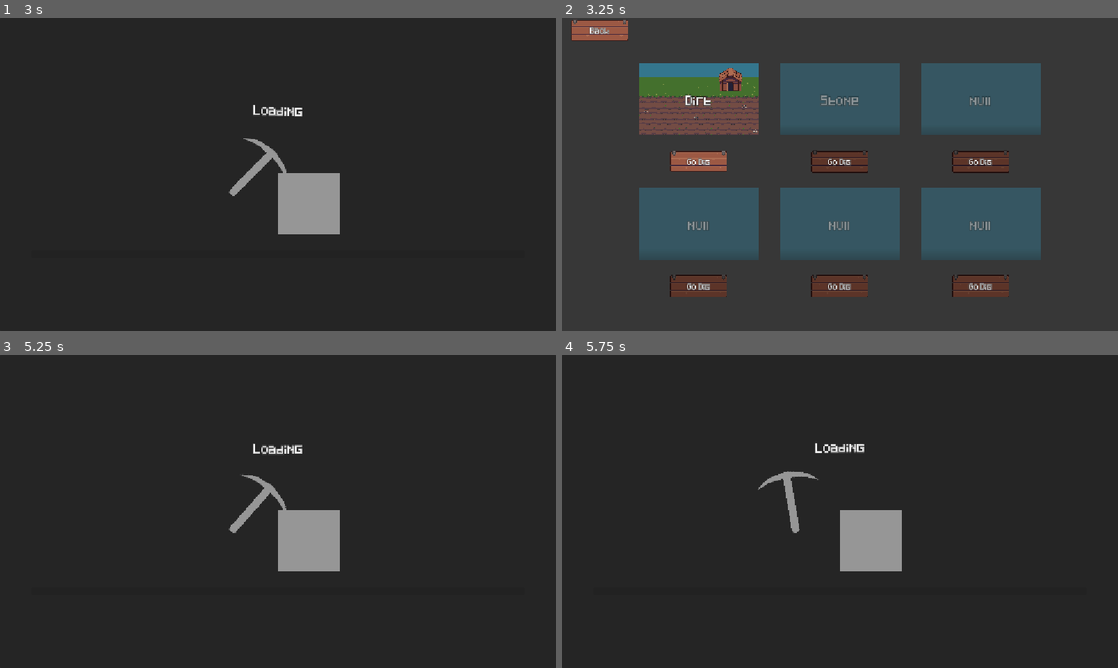
Above: before the commit, frames 1-4 (two rows, left to right).
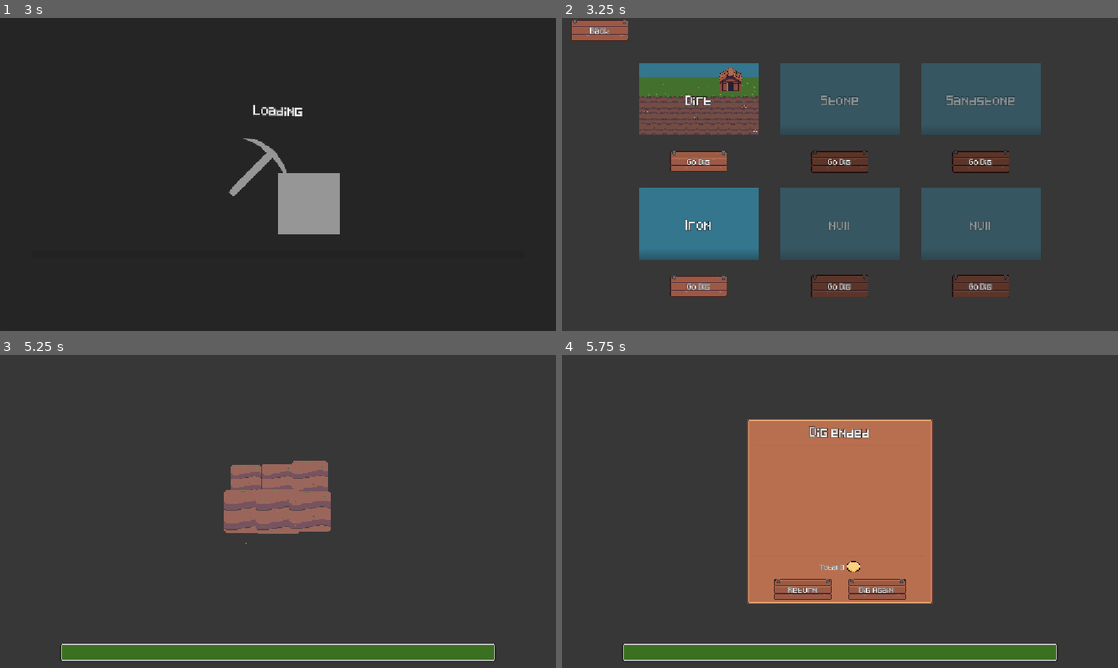
Above: after the commit, the same moments.

Repository: jakoofficial/DigNew
Game: Godot game, scene res://Scenes/MainMenu.tscn
Two runs of this game, one before a commit and one after it. Both use one fixed random seed, a clock stepped at 60 frames per second and the inputs below. The engine's default icon, where the game draws it, is replaced by a stand-in: a white triangle on a blue panel in a dark square.
Inputs (mouse positions are in pixels of both pictures, inside the frame that each line leads up to):
- Up to frame 1 (3 s): click "New Game" at 0.5 s; move the mouse to (400, 158) at 1.27 s; tap E at 1.35 s; click (400, 158) at 1.42 s; click "Go dig" at 2 s; move the mouse to (166, 190) at 2.77 s; tap Q at 2.85 s; click (166, 190) at 2.92 s
- Up to frame 2 (3.25 s): no input
- Up to frame 3 (5.25 s): click "Go Dig" at 3.5 s; move the mouse to (333, 442) at 4.27 s; tap E at 4.35 s; click (333, 442) at 4.42 s; click "End Dig" at 5 s
- Up to frame 4 (5.75 s): no input

Frame 1 is identical in both runs. In frame 2, 5.7% of the frame differs, in the area x 13-82%, y 24-90%; in frame 3, 10%; in frame 4, 24%, in the area x 11-89%, y 20-98%.

Commit message:
Added new types of dig spots using a dictionary and values for it. Fixed the end dig button on digs so now it shows the dig over panel instead of sending the player to skilltree

Diff:
--- a/Nodes/UI/gui.tscn
+++ b/Nodes/UI/gui.tscn
@@ -88,7 +88,7 @@
 custom_minimum_size = Vector2(0, 280)
 layout_mode = 2
 
-[node name="RichTextLabel" type="RichTextLabel" parent="Control/DigOverPanel/VBoxContainer2/VBoxContainer" unique_id=1610114669]
+[node name="DigOverText" type="RichTextLabel" parent="Control/DigOverPanel/VBoxContainer2/VBoxContainer" unique_id=1610114669]
 custom_minimum_size = Vector2(0, 50)
 layout_mode = 2
 theme_type_variation = &"Title"
--- a/Scenes/Level_Select.tscn
+++ b/Scenes/Level_Select.tscn
@@ -85,20 +85,21 @@
 [node name="Level2" parent="LevelContainer" unique_id=581851783 instance=ExtResource("3_ojto8")]
 layout_mode = 2
 LevelName = "Stone"
-GoToLevel = 1
+GoToLevel = 2
 LevelTexture = ExtResource("5_11r63")
 
 [node name="Level3" parent="LevelContainer" unique_id=187436779 instance=ExtResource("3_ojto8")]
 layout_mode = 2
-LevelName = "null"
-GoToLevel = 1
+LevelName = "Sandstone"
+GoToLevel = 2
 LevelTexture = ExtResource("5_11r63")
 
 [node name="Level4" parent="LevelContainer" unique_id=1026202293 instance=ExtResource("3_ojto8")]
 layout_mode = 2
-LevelName = "null"
-GoToLevel = 1
+LevelName = "Iron"
+GoToLevel = 2
 LevelTexture = ExtResource("5_11r63")
+Locked = false
 
 [node name="Level5" parent="LevelContainer" unique_id=71895151 instance=ExtResource("3_ojto8")]
 layout_mode = 2
--- a/Scripts/Bases/DigSpotBase.gd
+++ b/Scripts/Bases/DigSpotBase.gd
@@ -2,9 +2,9 @@
 extends Area2D
 
 @export var _Name: String = "Block"
-@export var _SpriteFrame: int = 3
+@export var _SpriteFrame: int = 0
 
-var _Health: int = 2
+@export var _Health: int = 2
 @export var _Value: int = 1
 var is_hovered: bool = false
 
--- a/Scripts/Digs/dig_area.gd
+++ b/Scripts/Digs/dig_area.gd
@@ -17,8 +17,15 @@
 	inventory.clear()
 	setCursor.connect(setCursorPos)
 	vSize = get_viewport_rect().size
+
+	#Setting the dig type
+	if GM.digspotTypes.has(GM.currDigType):
+		var temp = GM.digspotTypes.get(GM.currDigType)
+		dig_spot._Name = temp[0]
+		dig_spot._SpriteFrame = temp[1]
+		dig_spot._Health = temp[2]
+		dig_spot._Value = temp[3]
 	Generate()
-	pass
 
 func _process(delta: float) -> void:
 	if GM.digspotHover: cursor.show()
@@ -38,10 +45,6 @@
 func setCursorPos(pos = Vector2.ZERO) -> void:
 	if pos == Vector2.ZERO: pos = Vector2(-500, -500)
 	cursor.global_position = pos
-
-#func _draw() -> void:
-	#draw_line(Vector2(vSize.x/2,0), Vector2(vSize.x/2, vSize.y), Color.WHITE, 1)
-	#draw_line(Vector2(0,vSize.y/2), Vector2(vSize.x, vSize.y/2), Color.WHITE, 1)
 
 func reset_dig() -> void:
 	GM.digDone = false
--- a/Scripts/Digs/dig_spot.gd
+++ b/Scripts/Digs/dig_spot.gd
@@ -24,6 +24,7 @@
 
 var hovered: bool = false
 func _ready() -> void:
+	$Sprite2D.frame = _SpriteFrame
 	connect("mouse_entered", _on_mouse_entered)
 	connect("mouse_exited", _on_mouse_exited)
 
--- a/Scripts/Globals/GameManager.gd
+++ b/Scripts/Globals/GameManager.gd
@@ -10,6 +10,14 @@
 var currUI: CanvasLayer
 var currDigArea: Node2D
 
+var currDigType: String = "Dirt"
+var digspotTypes: Dictionary = {
+	"Dirt":["Dirt", 0, 2, 1],
+	"Stone":["Stone", 1, 4, 2],
+	"Sandstone":["Sandstone", 2, 12, 4],
+	"Iron":["Iron", 3, 20, 8],
+}
+
 func _ready() -> void:
 	AM.initAction("L_Click", FKS.NewKey(MOUSE_BUTTON_LEFT, FKS.InputType.Mouse))
 	AM.initAction("R_Click", FKS.NewKey(MOUSE_BUTTON_RIGHT, FKS.InputType.Mouse))
@@ -18,6 +26,7 @@
 
 func _process(delta: float) -> void:
 	if PS._PStaminaCurr <= 0 and digDone == false:
+		currUI.dig_over_panel.digdoneText = "No stamina left"
 		digDone = true
 
 var LevelSelectDict: Dictionary[String, bool]
--- a/Scripts/LevelSelect/levelNode.gd
+++ b/Scripts/LevelSelect/levelNode.gd
@@ -25,4 +25,5 @@
 
 func _levelPressed() -> void:
 	if !GM.LevelSelectDict[LevelName]:
+		GM.currDigType = LevelName
 		GM.load_scene(GoToLevel)
--- a/Scripts/UI/dig_over_panel.gd
+++ b/Scripts/UI/dig_over_panel.gd
@@ -5,12 +5,16 @@
 @onready var collection: VBoxContainer = $VBoxContainer2/VBoxContainer/ScrollContainer/Collection
 @onready var collected_item: HBoxContainer = $"../../CollectedItem"
 @onready var total_balance: RichTextLabel = $VBoxContainer2/BalanceContainer/TotalBalance
+@onready var dig_over_text: RichTextLabel = $VBoxContainer2/VBoxContainer/DigOverText
+
+var digdoneText: String
 
 func _ready() -> void:
 	return_btn.connect("pressed", GM.load_scene.bind(GM.Scenes.SKILLTREE))
 	dig_again_btn.connect("pressed", _ReDig)
 
 func ShowPanel() -> void:
+	dig_over_text.text = str("[wave freq=5 amp=15]%s" % digdoneText)
 	show()
 	scale = Vector2(0,0)
 	_scale_tween()
--- a/Scripts/UI/gui.gd
+++ b/Scripts/UI/gui.gd
@@ -18,7 +18,9 @@
 		dig_over_panel.ShowPanel()
 
 func _EndDigPressed() -> void:
-	GM.load_scene(GM.Scenes.SKILLTREE)
+	dig_over_panel.digdoneText = "Dig ended"
+	GM.digDone = true
+	#GM.load_scene(GM.Scenes.SKILLTREE)
 
 func ResetUI() -> void:
 	stamina.value = PS._PStaminaMax
